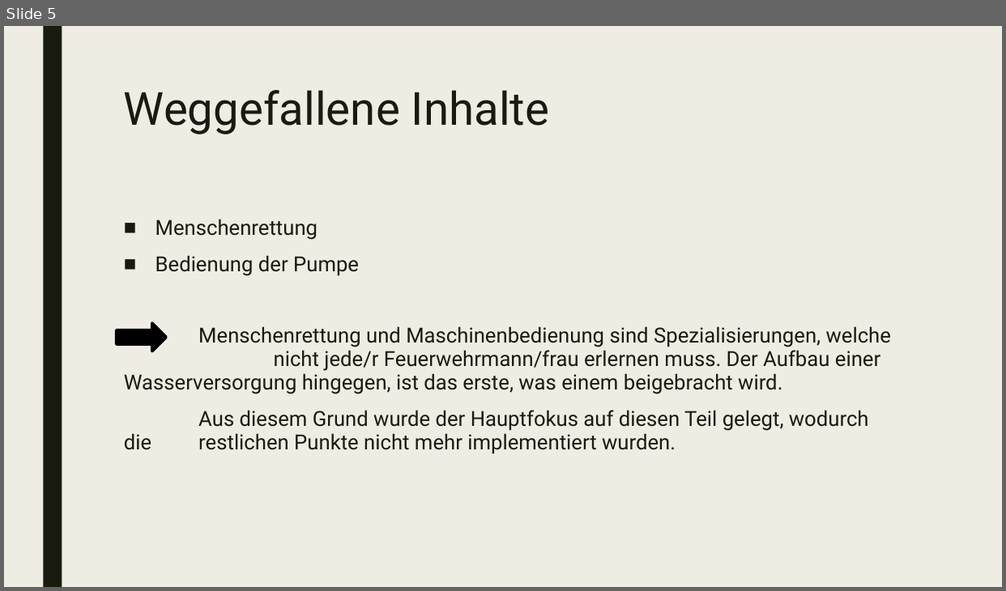
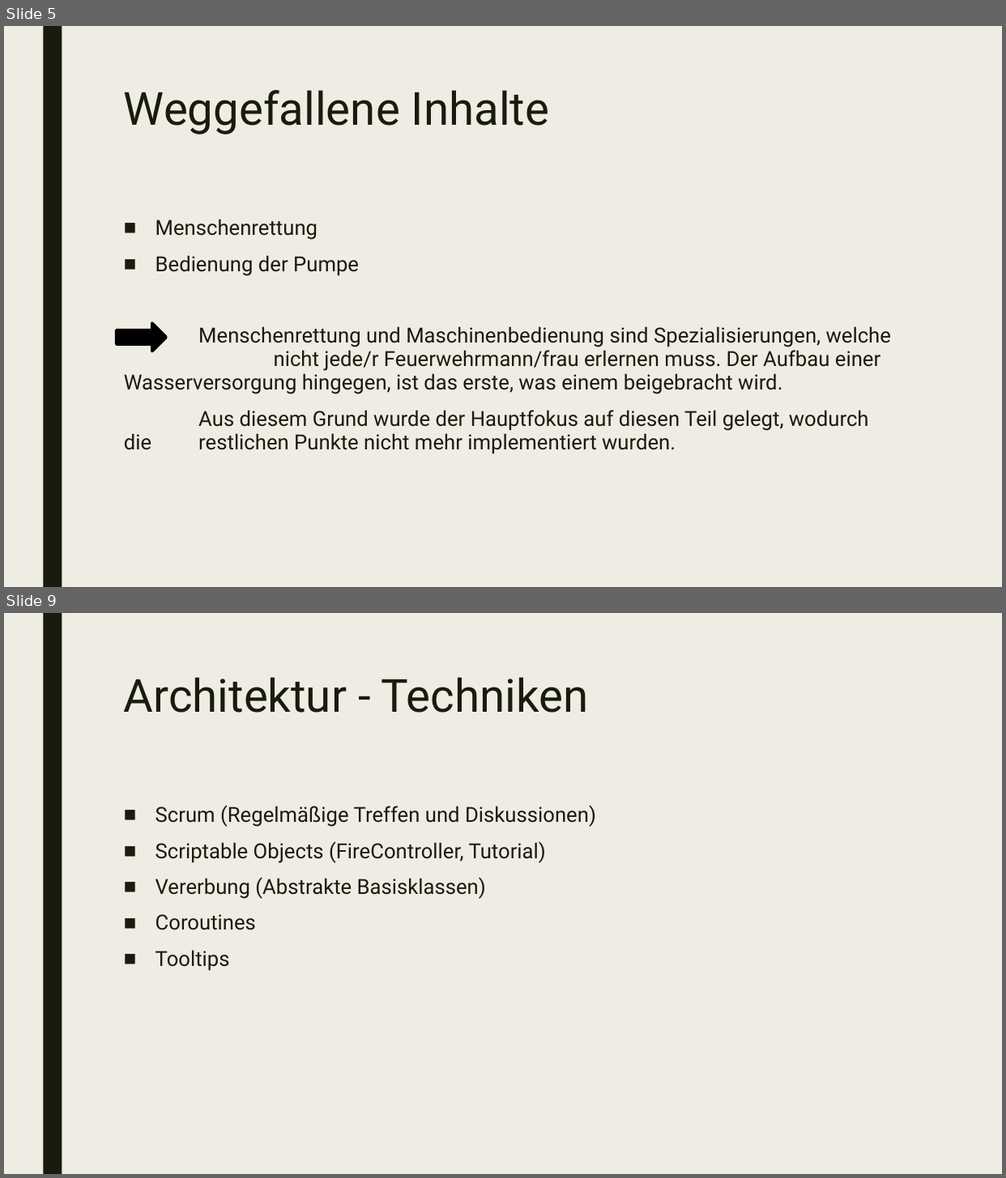
Before and after one commit to JoeK98/Project-Firefight, a slide deck: Abschlusspraesi.pptx. Shown one above the other, each under a label of ours: slide 5 before the commit, slides 5 and 9 after it; the slides between them are not shown. The pictures are 1006x591 and 1006x1178 pixels, drawn with LibreOffice and Linux fonts; fonts in the diff are those of the drawing. Boxes give left, top, right and bottom in pixels: in the first picture for what was removed or moved away, otherwise in the second. Text is boxed around its words. In the diff, an @@ line names an element or a change of style, - is before the commit and + after.

```diff
--- a/Abschlusspraesi.pptx
+++ b/Abschlusspraesi.pptx
@@ slide 9 added at <box>4,613,1002,1174</box>, background #EFEDE3; not listed: 1 template element that a slide beside it also shows @@
@@ title added at <box>124,677,589,713</box>, 44 pt, text #191B0E @@
+Architektur - Techniken
@@ text added at <box>155,805,596,971</box>, 20 pt, text #191B0E @@
+■ Scrum (Regelmäßige Treffen und Diskussionen)
+■ Scriptable Objects (FireController, Tutorial)
+■ Vererbung (Abstrakte Basisklassen)
+■ Coroutines
+■ Tooltips
```
Also in this commit, not shown: 3 other slides added.
